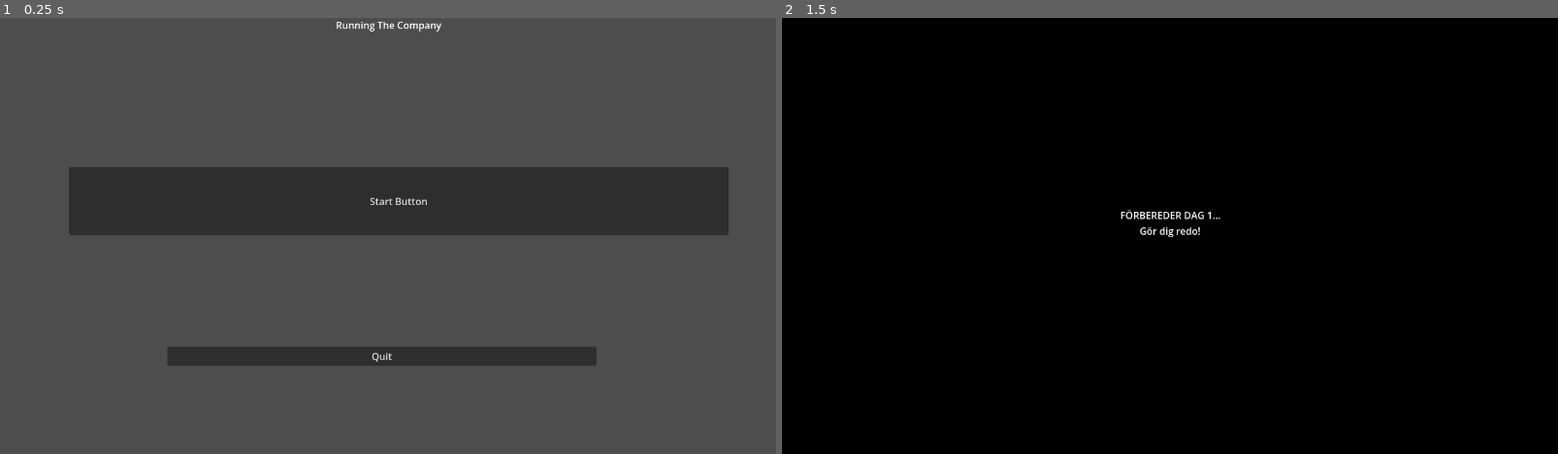
Above: before the commit, frames 1-2 (left to right).
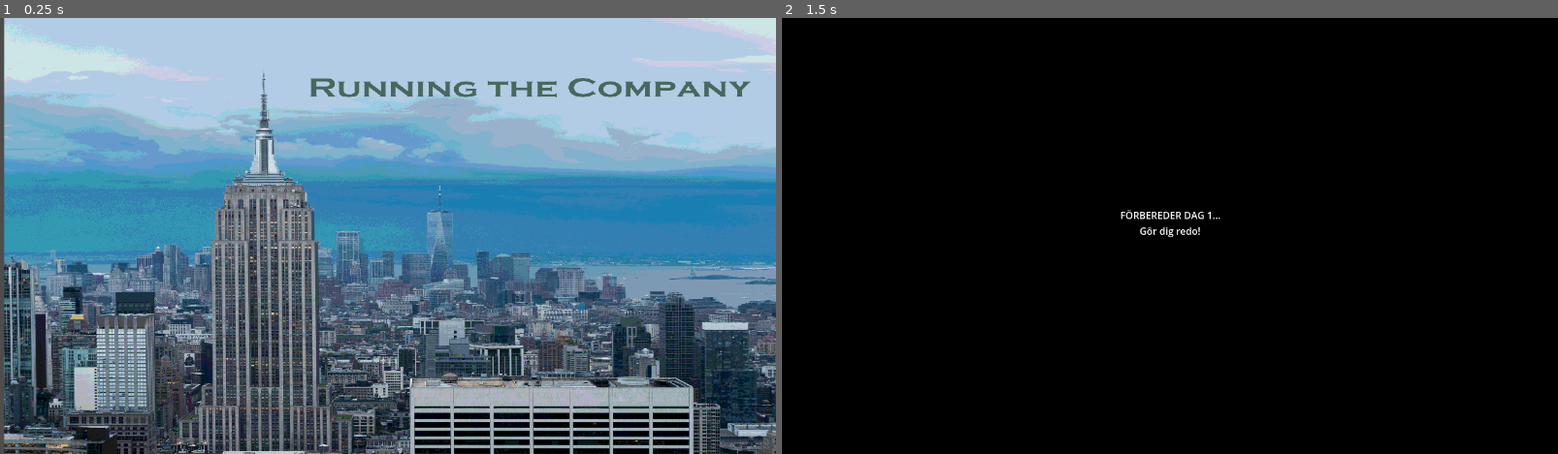
Above: after the commit, the same moments.

Repository: DebugCookie/FIB_GameJam
Game: Godot game, scene res://main_menu.tscn
Two runs of this game, one before a commit and one after it. Both use one fixed random seed, a clock stepped at 60 frames per second and the inputs below.
Inputs (mouse positions are in pixels of both pictures, inside the frame that each line leads up to):
- Up to frame 1 (0.25 s): no input
- Up to frame 2 (1.5 s): click "Start Button" at 0.5 s; tap Enter (ui_accept) at 1.25 s; move the mouse to (1340, 214) at 1.27 s; hold Right (ui_right) from 1.28 s (still down); click (1340, 214) at 1.42 s

The runs differ from the first frame. In frame 1, 94% of the frame differs, in the area x 0-100%, y 0-100%; in frame 2, nothing differs.

Commit message:
New menus and ui elements

Diff:
--- a/day_win_screen.tscn
+++ b/day_win_screen.tscn
@@ -1,6 +1,7 @@
 [gd_scene format=3 uid="uid://bki582ykwunui"]
 
 [ext_resource type="Script" uid="uid://rrgmfdd2pc7m" path="res://day_win_screen.gd" id="1_uf6e4"]
+[ext_resource type="Texture2D" uid="uid://dlc0hjypomdg8" path="res://Art Assets/Ui/Ui_day_win_screen.png" id="2_fqv6v"]
 
 [node name="DayWinScreen" type="ColorRect" unique_id=289236852]
 anchors_preset = 15
@@ -10,6 +11,11 @@
 grow_vertical = 2
 color = Color(0.25620002, 0.61, 0.5156534, 0.1882353)
 script = ExtResource("1_uf6e4")
+
+[node name="Sprite2D" type="Sprite2D" parent="." unique_id=87604821]
+position = Vector2(643.5813, 372.5)
+scale = Vector2(0.5702079, 0.44372034)
+texture = ExtResource("2_fqv6v")
 
 [node name="VBoxContainer" type="VBoxContainer" parent="." unique_id=488693835]
 layout_mode = 0
--- a/game_over_screen.tscn
+++ b/game_over_screen.tscn
@@ -1,6 +1,7 @@
 [gd_scene format=3 uid="uid://dsj1srax8i15j"]
 
 [ext_resource type="Script" uid="uid://emt0ca4udu27" path="res://game_over_screen.gd" id="1_gt22q"]
+[ext_resource type="Texture2D" uid="uid://cqt68afscbt" path="res://Art Assets/Ui/game_over_screen.png" id="2_w3hxg"]
 
 [node name="GameOverScreen" type="ColorRect" unique_id=1439978940]
 anchors_preset = 15
@@ -10,6 +11,11 @@
 grow_vertical = 2
 color = Color(0.19, 0.1349, 0.1349, 1)
 script = ExtResource("1_gt22q")
+
+[node name="Sprite2D" type="Sprite2D" parent="." unique_id=1869700427]
+position = Vector2(640.00006, 360.50003)
+scale = Vector2(0.5662223, 0.42120853)
+texture = ExtResource("2_w3hxg")
 
 [node name="Game Over" type="Label" parent="." unique_id=1321020484]
 layout_mode = 0
--- a/main_menu.tscn
+++ b/main_menu.tscn
@@ -1,6 +1,7 @@
 [gd_scene format=3 uid="uid://dy0o3gs81nvfb"]
 
 [ext_resource type="Script" uid="uid://sp04471c3fxa" path="res://main_menu.gd" id="1_06t4h"]
+[ext_resource type="Texture2D" uid="uid://u2est6yf3yp3" path="res://Art Assets/Ui/Mainscene_screen.png" id="2_7vrkn"]
 
 [node name="MainMenu" type="ColorRect" unique_id=378681469]
 script = ExtResource("1_06t4h")
@@ -29,3 +30,8 @@
 offset_right = 984.0
 offset_bottom = 574.0
 text = "Quit"
+
+[node name="Sprite2D" type="Sprite2D" parent="." unique_id=1936042723]
+position = Vector2(646, 364.99997)
+scale = Vector2(0.56799996, 0.4336492)
+texture = ExtResource("2_7vrkn")
Binary file changed: Art Assets/2d/Texture/SM_Wall_Texture_Wall.png
Binary file added: Art Assets/Ui/Mainscene_screen.png
Not shown, added: Art Assets/Ui/Mainscene_screen.png.import
Binary file added: Art Assets/Ui/Ui_day_win_screen.png
Not shown, added: Art Assets/Ui/Ui_day_win_screen.png.import
Binary file added: Art Assets/Ui/game_over_screen.png
Not shown, added: Art Assets/Ui/game_over_screen.png.import
Not shown, added: Art Assets/Ui/Ui_day_win_screen.png~
